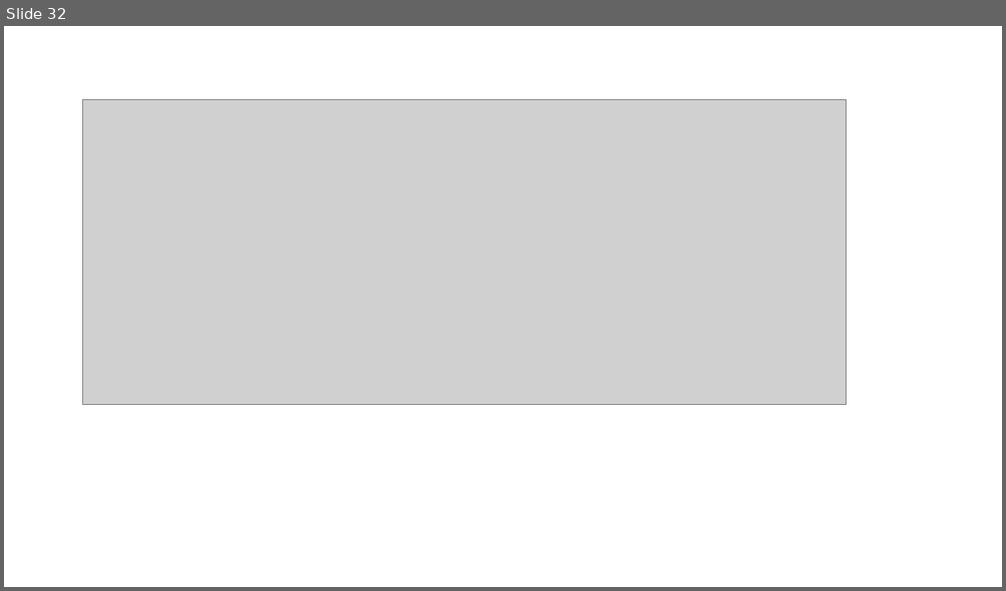
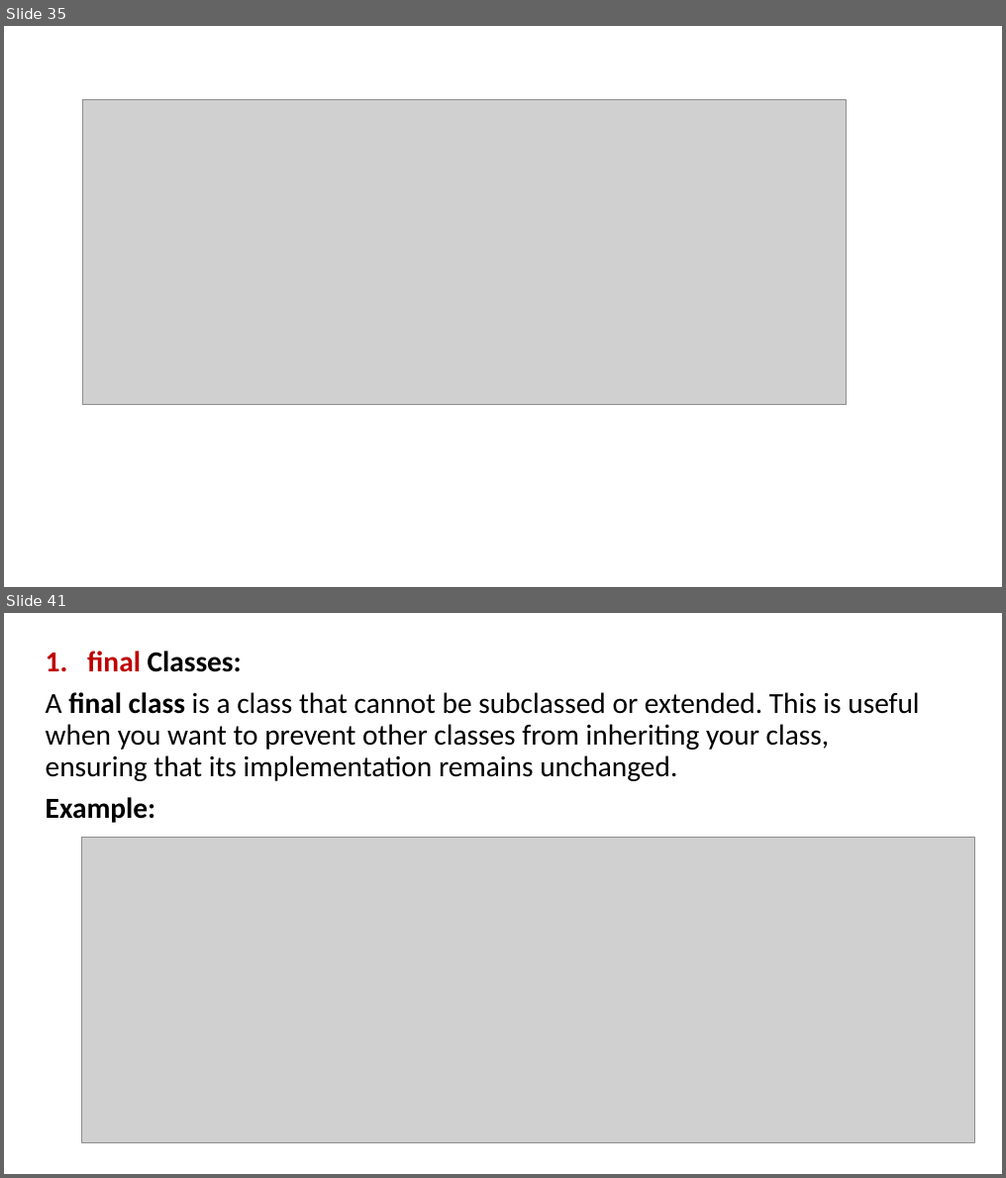
Before and after one commit to PRAMOD-VISHNU-NAIK/MCA-2nd-Sem-Shridevi-College, a slide deck: Theory Class-Notes/New.pptx. Shown one above the other, each under a label of ours: slide 32 before the commit, slides 35 and 41 after it; the slides between them are not shown. The pictures are 1006x591 and 1006x1178 pixels, drawn with LibreOffice and Linux fonts; fonts in the diff are those of the drawing; grey boxes stand for pictures. Boxes give left, top, right and bottom in pixels: in the first picture for what was removed or moved away, otherwise in the second. Text is boxed around its words. In the diff, an @@ line names an element or a change of style, - is before the commit and + after.

```diff
--- a/Theory Class-Notes/New.pptx
+++ b/Theory Class-Notes/New.pptx
@@ slide 41 added at bbox=[4, 613, 1002, 1174], background #FFFFFF @@
@@ text added at bbox=[46, 651, 919, 823], 28 pt, text #000000 @@
+1. final Classes:
+A final class is a class that cannot be subclassed or extended. This is useful when you want to prevent other classes from inheriting your class, ensuring that its implementation remains unchanged.
+Example:
@@ picture added at bbox=[82, 838, 975, 1144] @@
@@ what was slide 32 is now slide 35 @@
```
Also in this commit, not shown: 1 slide changed, 14 other slides added, 2 other files.
